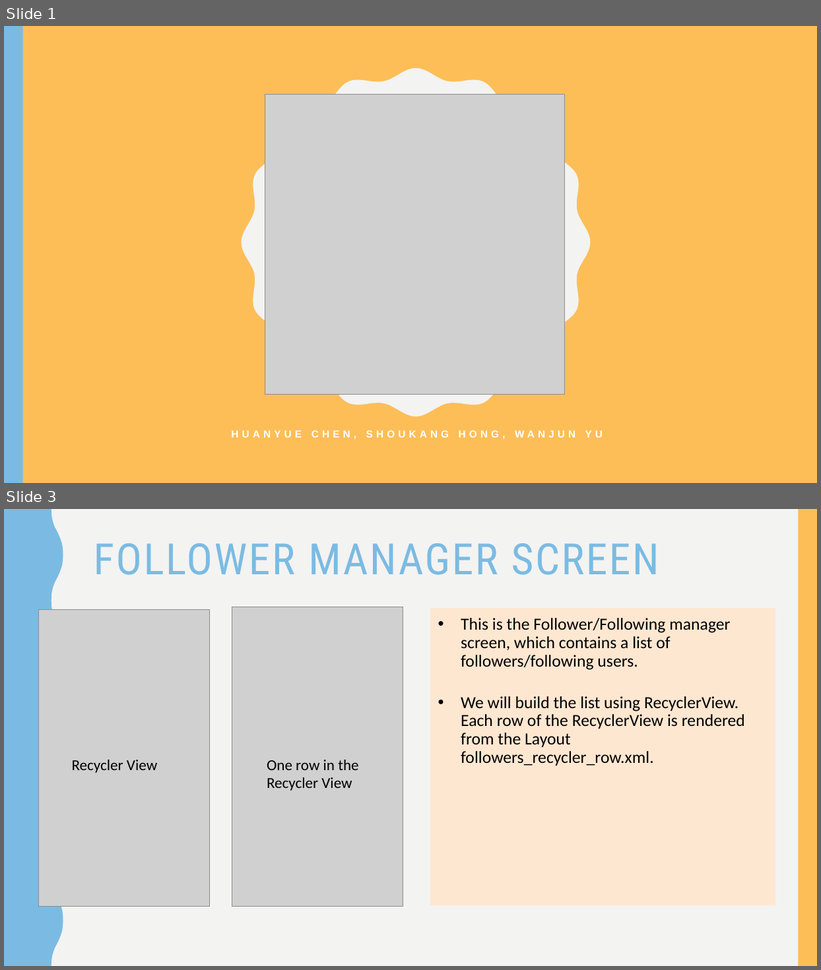
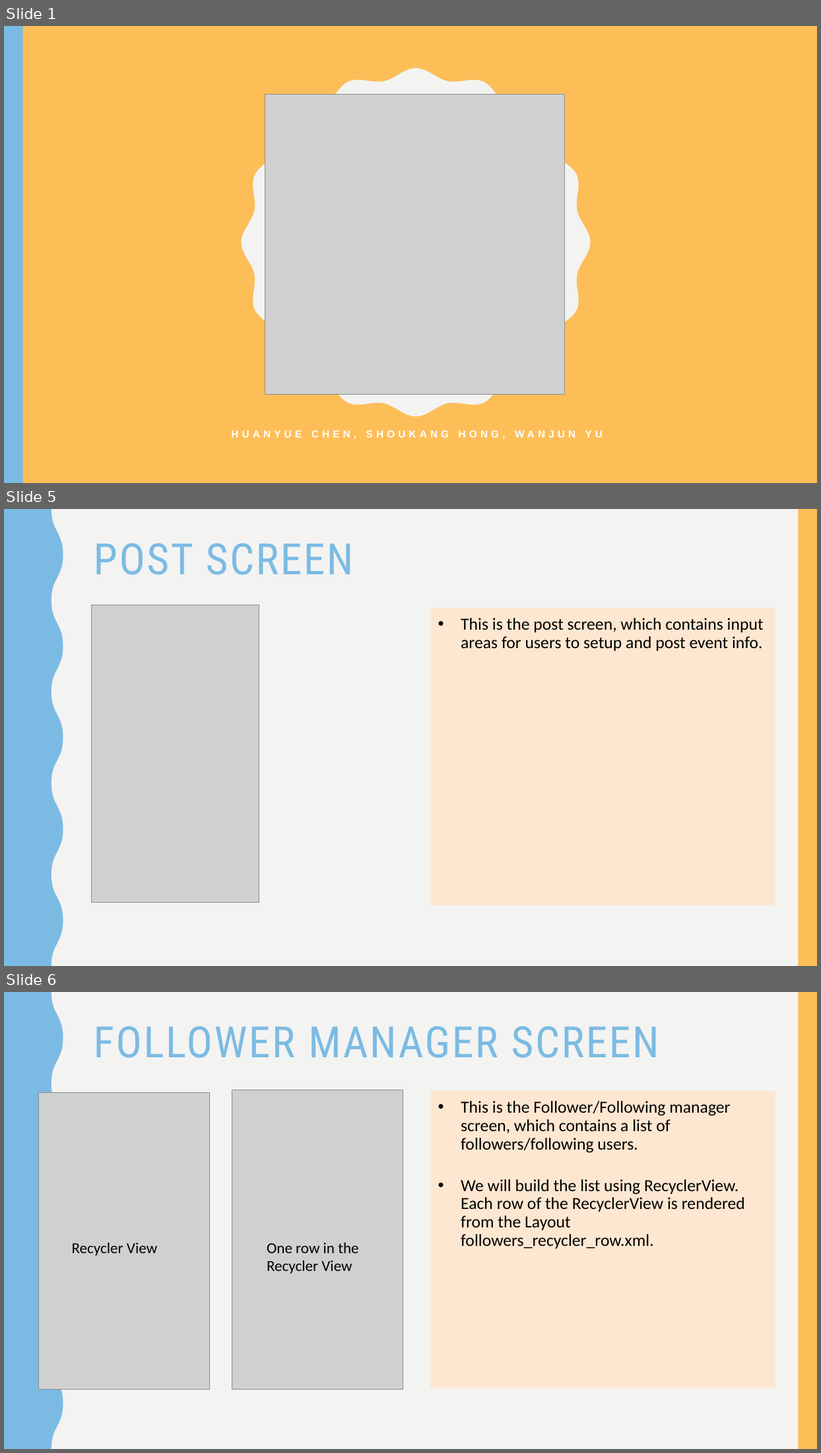
Before and after one commit to ahKumquat/Universe, a slide deck: UniVerse_Project Front End.pptx. Shown one above the other, each under a label of ours: slides 1 and 3 before the commit, slides 1, 5 and 6 after it; the slides between them are not shown. The pictures are 821x970 and 821x1453 pixels, drawn with LibreOffice and Linux fonts; fonts in the diff are those of the drawing; grey boxes stand for pictures. Boxes give left, top, right and bottom in pixels: in the first picture for what was removed or moved away, otherwise in the second. Text is boxed around its words. In the diff, an @@ line names an element or a change of style, - is before the commit and + after.

```diff
--- a/UniVerse_Project Front End.pptx
+++ b/UniVerse_Project Front End.pptx
@@ slide 5 added at (4, 509, 817, 966), background #F3F3F2; not listed: 2 template elements that a slide beside it also shows @@
@@ title added at (94, 543, 354, 575), 51 pt, text #7BBBE3 @@
+POST SCREEN
@@ picture added at (92, 605, 259, 902) @@
@@ rectangle added at (431, 609, 775, 906), fill #FEE8D1 at 90% opacity, outline #FEE8D1 1 pt @@
@@ text added at (461, 618, 764, 651), 20 pt, text #000000 @@
+  • This is the post screen, which contains input areas for users to setup and post event info.
@@ what was slide 3 is now slide 6 @@
```
Also in this commit, not shown: 1 slide changed, 2 other slides added, 5 other files.
